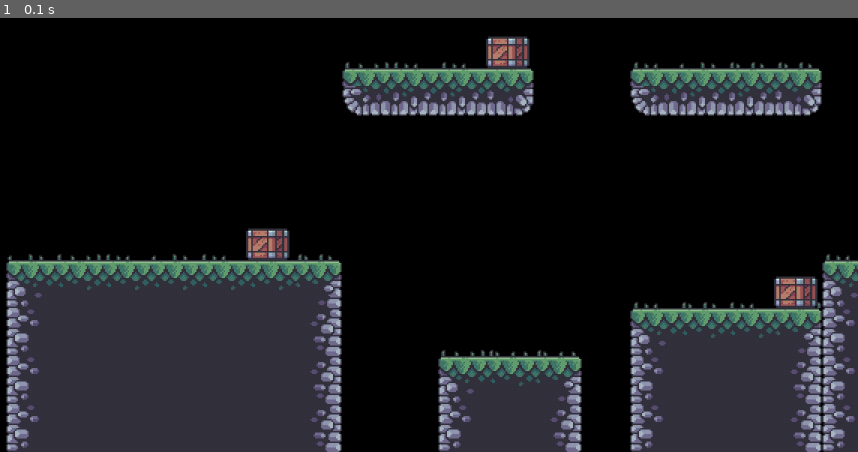
Above: before the commit, frame 1.
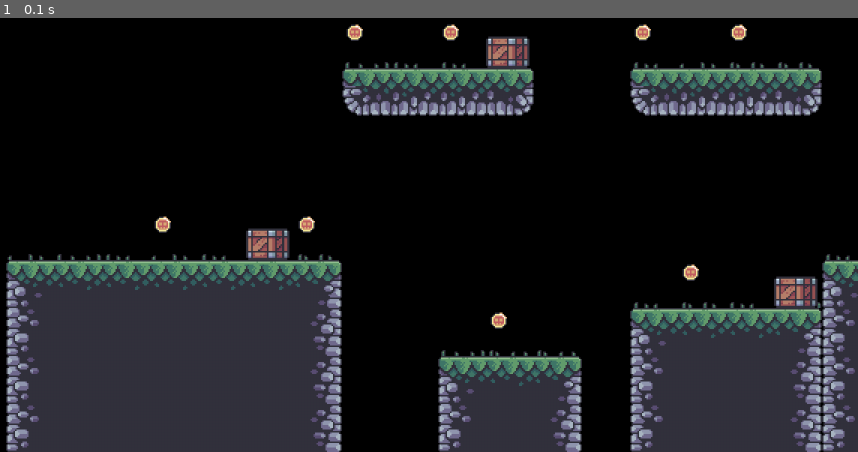
Above: after the commit, the same moment.

Repository: danieldemedziuk/pygame_mario
Game: pygame game, started from code/main.py
The game is run twice, just before and just after one commit, with the same random seed, the same clock (stepped at 60 frames per second) and the same inputs.
Inputs:
- Up to frame 1 (0.1 s): no input

The runs differ from the first frame. In frame 1, 0.5% of the frame differs, in the area x 17-88%, y 1-72%.

Commit message:
added coin image

Diff:
--- a/code/level.py
+++ b/code/level.py
@@ -1,7 +1,7 @@
 import pygame
 from support import import_csv_layout, import_cut_graphics
 from settings import tile_size
-from tiles import Tile, StaticTile, Crate
+from tiles import Tile, StaticTile, Crate, AnimatedTile
 
 
 class Level:
@@ -21,6 +21,10 @@
         # creates
         crate_layout = import_csv_layout(level_data['crates'])
         self.crate_sprites = self.create_tile_group(crate_layout, 'crates')
+
+        # coins
+        coin_layout = import_csv_layout(level_data['coins'])
+        self.coin_sprites = self.create_tile_group(coin_layout, 'coins')
 
     def create_tile_group(self, layout, type):
         sprite_group = pygame.sprite.Group()
@@ -44,6 +48,9 @@
                     if type == 'crates':
                         sprite = Crate(tile_size, x, y)
 
+                    if type == 'coins':
+                        sprite = AnimatedTile(tile_size, x, y, '../graphics/coins/gold')
+
                     sprite_group.add(sprite)
 
         return sprite_group
@@ -62,3 +69,7 @@
         # crate
         self.crate_sprites.update(self.world_shift)
         self.crate_sprites.draw(self.display_surface)
+
+        # coins
+        self.coin_sprites.update(self.world_shift)
+        self.coin_sprites.draw(self.display_surface)
--- a/code/support.py
+++ b/code/support.py
@@ -1,6 +1,19 @@
-import pygame
 from settings import *
 from csv import reader
+from os import walk
+import pygame
+
+
+def import_folder(path):
+    surface_list = []
+
+    for _, __, image_files in walk(path):
+        for image in image_files:
+            full_path = path + '/' + image
+            image_surf = pygame.image.load(full_path).convert_alpha()
+            surface_list.append(image_surf)
+
+    return surface_list
 
 
 def import_csv_layout(path):
--- a/code/tiles.py
+++ b/code/tiles.py
@@ -1,4 +1,5 @@
 import pygame
+from support import import_folder
 
 
 class Tile(pygame.sprite.Sprite):
@@ -22,3 +23,11 @@
         super().__init__(size, x, y, pygame.image.load('../graphics/terrain/crate.png').convert_alpha())
         offset_y = y + size
         self.rect = self.image.get_rect(bottomleft=(x, offset_y))
+
+
+class AnimatedTile(Tile):
+    def __init__(self, size, x, y, path):
+        super().__init__(size, x, y)
+        self.frames = import_folder(path)
+        self.frame_index = 0
+        self.image = self.frames[self.frame_index]
